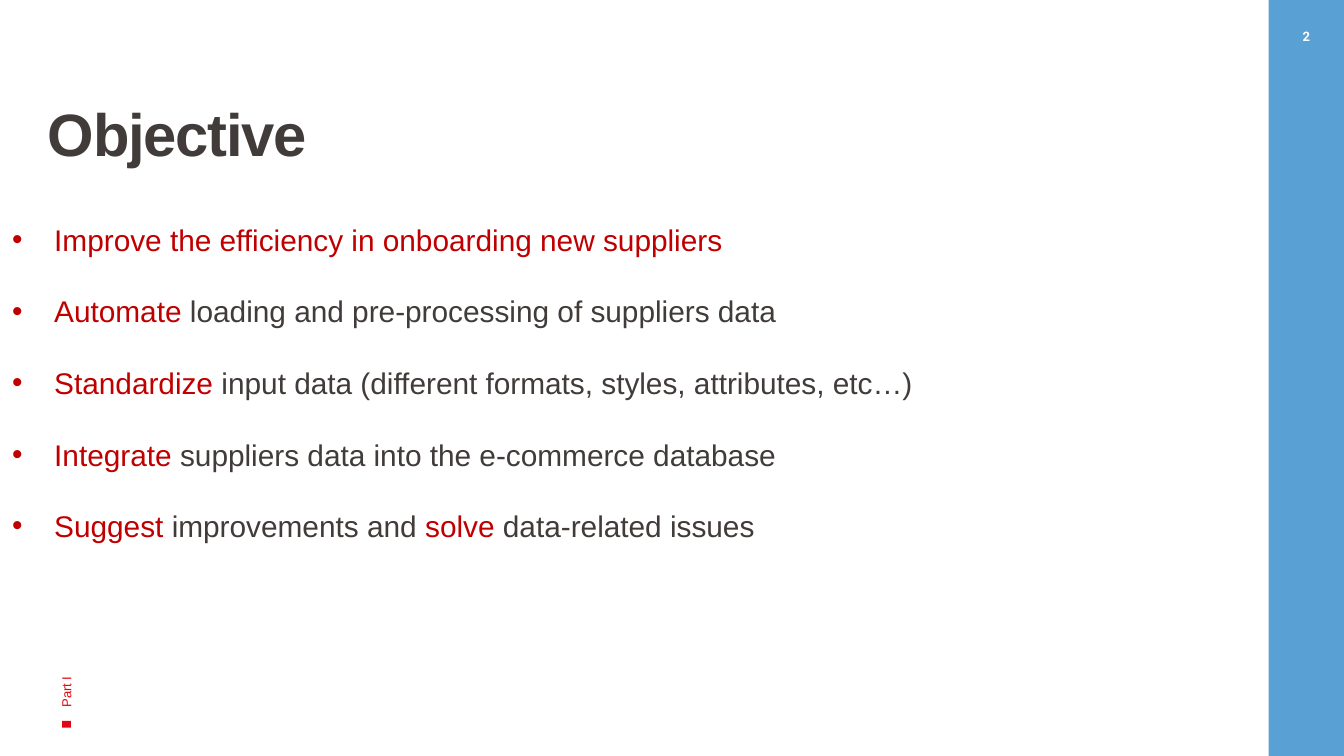
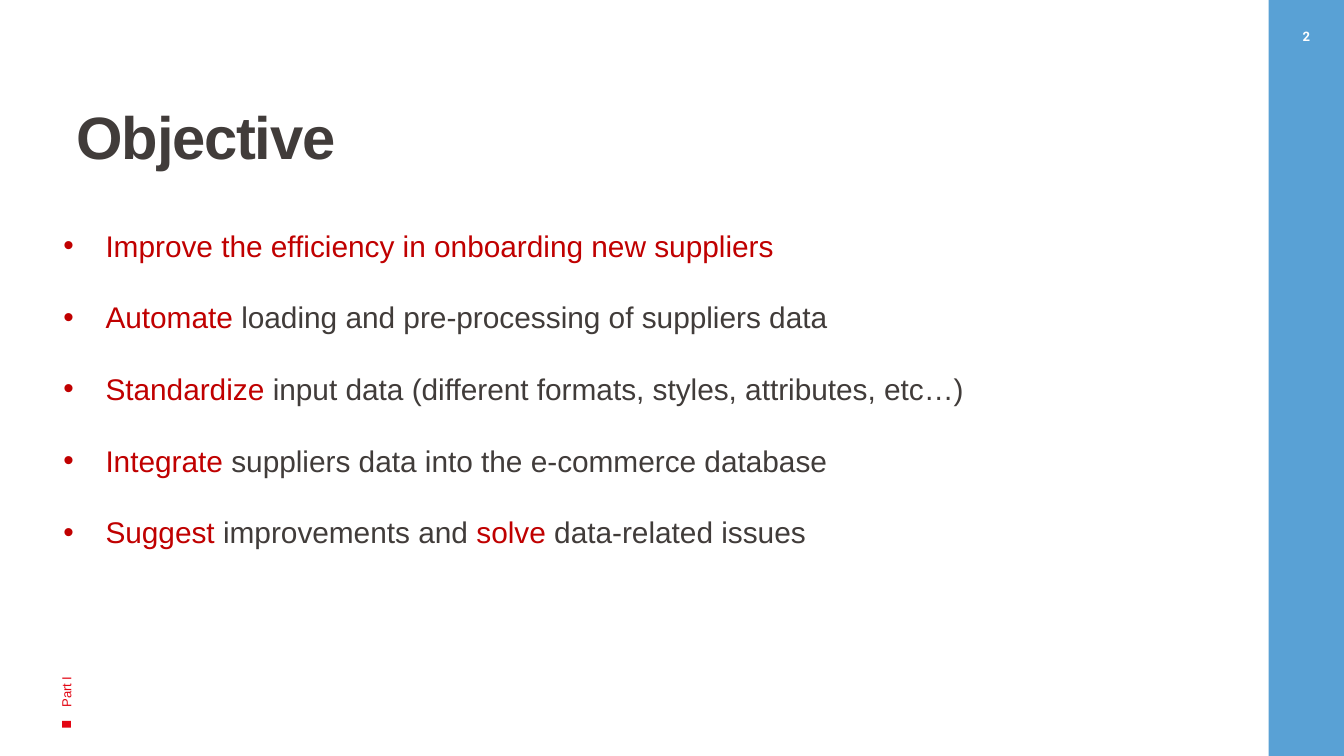
Before and after one commit to pierluigisegatto/Onedot_remote_data_task, a slide deck: slide 3 of customer_presentation/onedot_customer_presentation.pptx. Drawn at 1344x756 pixels with LibreOffice and Linux fonts; fonts in the diff are those of the drawing; background and template pictures are left out. Boxes give left, top, right and bottom in pixels: in the first picture for what was removed or moved away, otherwise in the second. Text is boxed around its words. In the diff, an @@ line names an element or a change of style, - is before the commit and + after.

```diff
--- a/customer_presentation/onedot_customer_presentation.pptx
+++ b/customer_presentation/onedot_customer_presentation.pptx
@@ text "Objective": place and size @@
-text "Objective" at [48,112,307,167]
+text "Objective" at [77,115,336,171]
@@ text "Improve the efficiency in onboarding ...": place and size @@
-text "Improve the efficiency in onboarding ..." at [54,229,912,543]
+text "Improve the efficiency in onboarding ..." at [106,235,963,549]
```
Also in this commit, not shown: 11 other slides changed, 2 other files.
